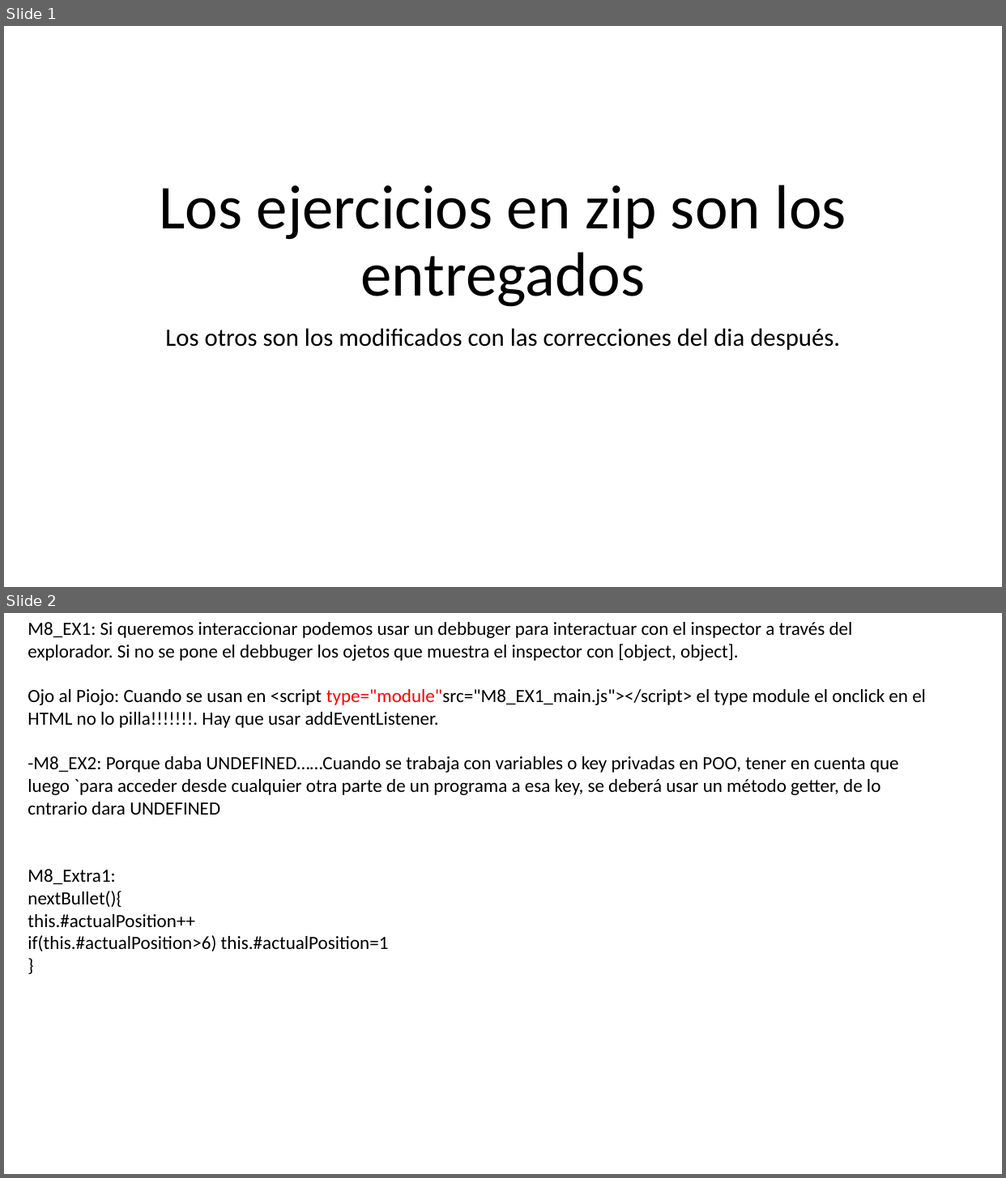
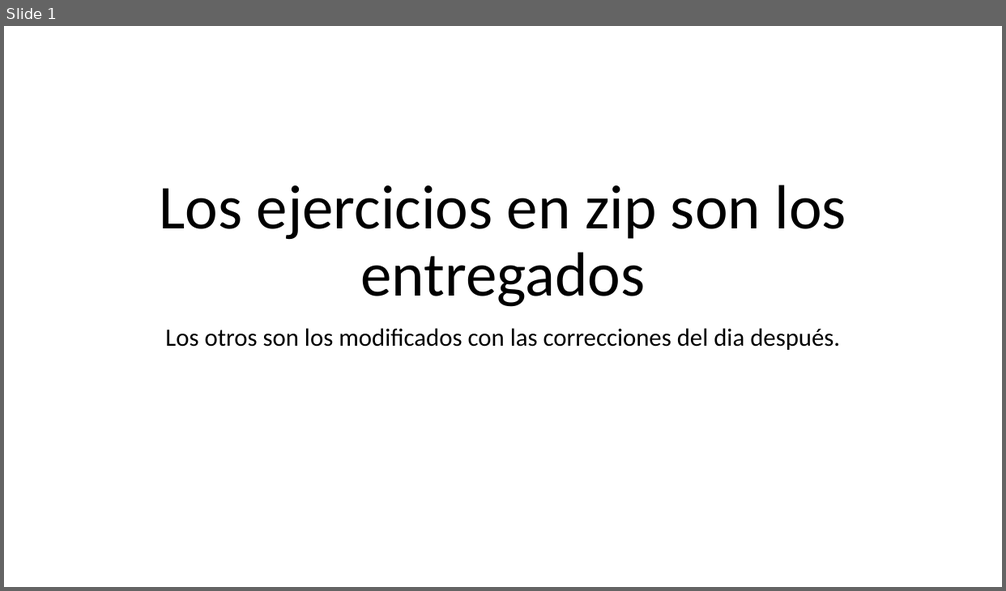
Before and after one commit to Lioandres/Russian-Roulette_JVS_POO, a slide deck: Correcciones_Semana6.pptx. Shown one above the other, each under a label of ours: slides 1 and 2 before the commit, slide 1 after it. The pictures are 1006x1178 and 1006x591 pixels, drawn with LibreOffice and Linux fonts; fonts in the diff are those of the drawing. Boxes give left, top, right and bottom in pixels: in the first picture for what was removed or moved away, otherwise in the second. Text is boxed around its words. In the diff, an @@ line names an element or a change of style, - is before the commit and + after.

```diff
--- a/Correcciones_Semana6.pptx
+++ b/Correcciones_Semana6.pptx
@@ slide 2 removed at (4, 613, 1002, 1174), background #FFFFFF @@
@@ text removed at (27, 622, 926, 952) @@
-M8_EX1: Si queremos interaccionar podemos usar un debbuger para interactuar con el inspector a través del explorador. Si no se pone el debbuger los ojetos que muestra el inspector con [object, object].
-Ojo al Piojo: Cuando se usan en <script type="module"src="M8_EX1_main.js"></script> el type module el onclick en el HTML no lo pilla!!!!!!!. Hay que usar addEventListener.
--M8_EX2: Porque daba UNDEFINED……Cuando se trabaja con variables o key privadas en POO, tener en cuenta que luego `para acceder desde cualquier otra parte de un programa a esa key, se deberá usar un método getter, de lo cntrario dara UNDEFINED
-M8_Extra1:
-nextBullet(){
-this.#actualPosition++
-if(this.#actualPosition>6) this.#actualPosition=1
-}
```
Also in this commit, not shown: 2 other slides removed.
